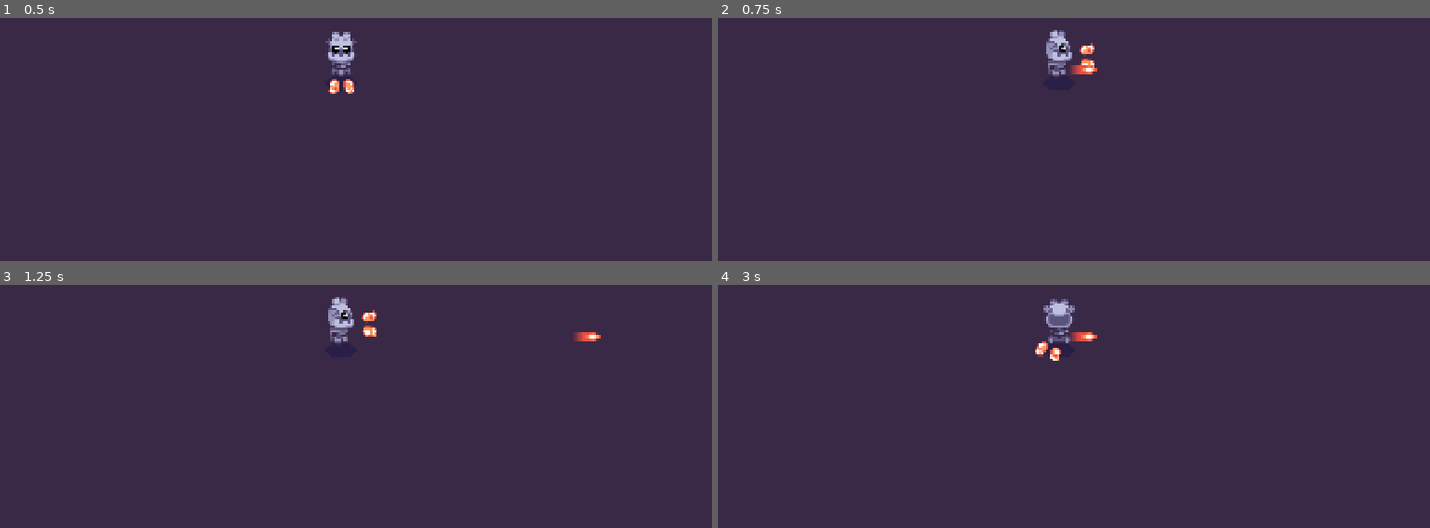
Above: before the commit, frames 1-4 (two rows, left to right).
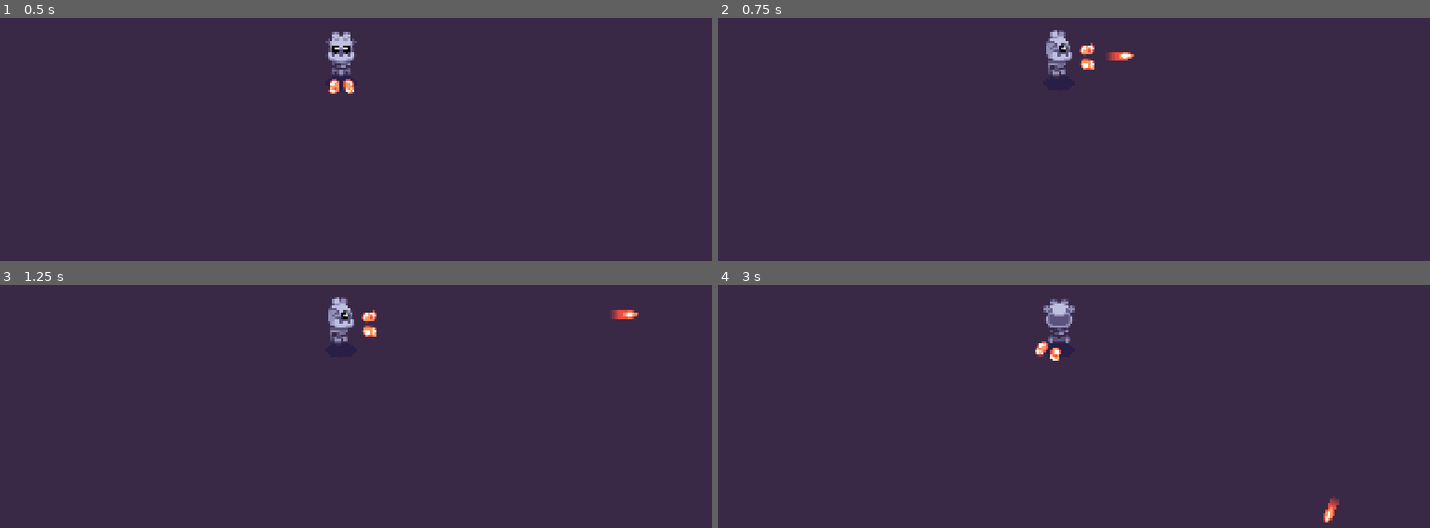
Above: after the commit, the same moments.

Repository: devdecaf/first-top-down-game
Game: Godot game, scene res://player/player.tscn
Same seed, same stepped clock (60 frames per second), same inputs: the game is played once before the commit and once after it. The project has no main scene, so this scene is started directly.
Inputs (mouse positions are in pixels of both pictures, inside the frame that each line leads up to):
- Up to frame 1 (0.5 s): no input
- Up to frame 2 (0.75 s): tap Enter at 0.5 s; move the mouse to (1223, 49) at 0.52 s; hold D (right) from 0.53 s (still down); click (1223, 49) at 0.67 s
- Up to frame 3 (1.25 s): keep holding D (right)
- Up to frame 4 (3 s): move the mouse to (910, 357) at 1.27 s; release D (right) at 1.28 s; hold S (down) 1.28-2.03 s; tap Space at 2 s; move the mouse to (outside the picture) at 2.02 s; hold D (right) 2.03-2.78 s; tap Enter at 2.75 s; move the mouse to (1024, 421) at 2.77 s; hold W (up) from 2.78 s (still down); click (1024, 421) at 2.92 s

Frame 1 is identical in both runs. In frame 2, 0.2% of the frame differs, in the area x 49-59%, y 14-24%; in frame 3, 0.3%, in the area x 80-90%, y 10-24%; in frame 4, 0.3%.

Commit message:
Use global position and rotation for bullets

Diff:
--- a/weapons/weapon.gd
+++ b/weapons/weapon.gd
@@ -34,8 +34,8 @@
 
 	bullet.max_range = max_range
 	bullet.speed = max_bullet_speed
-	bullet.rotation = rotation + randf_range(-max_random_angle, max_random_angle)
-	bullet.position = position
+	bullet.rotation = global_rotation + randf_range(-max_random_angle, max_random_angle)
+	bullet.position = global_position
 
 
 func _set_bullet_scene(new_bullet_scene: PackedScene) -> void:
